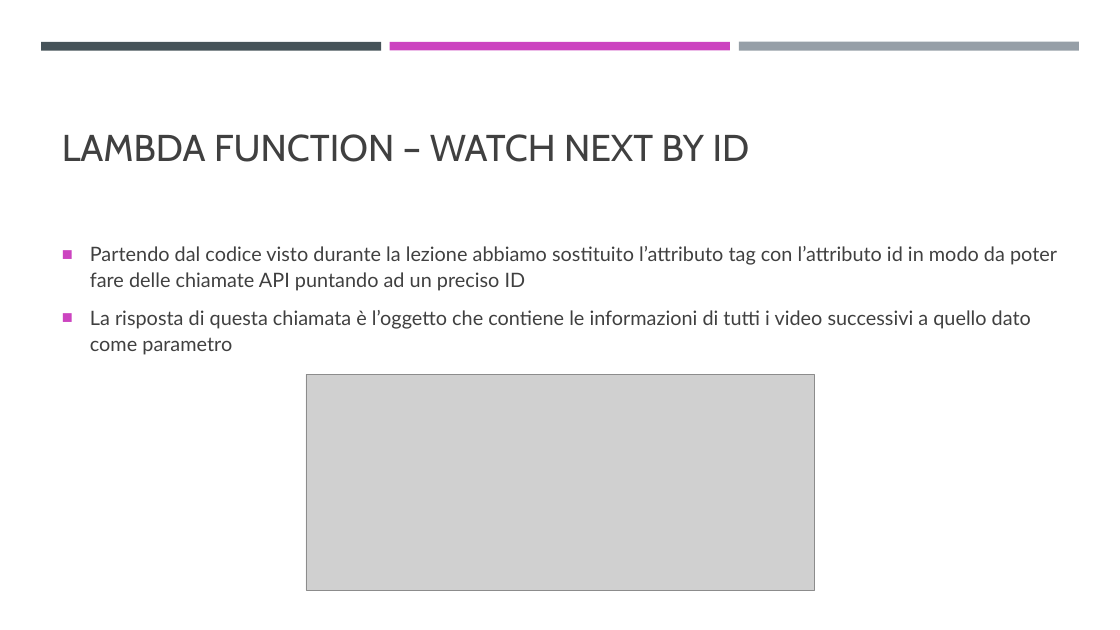
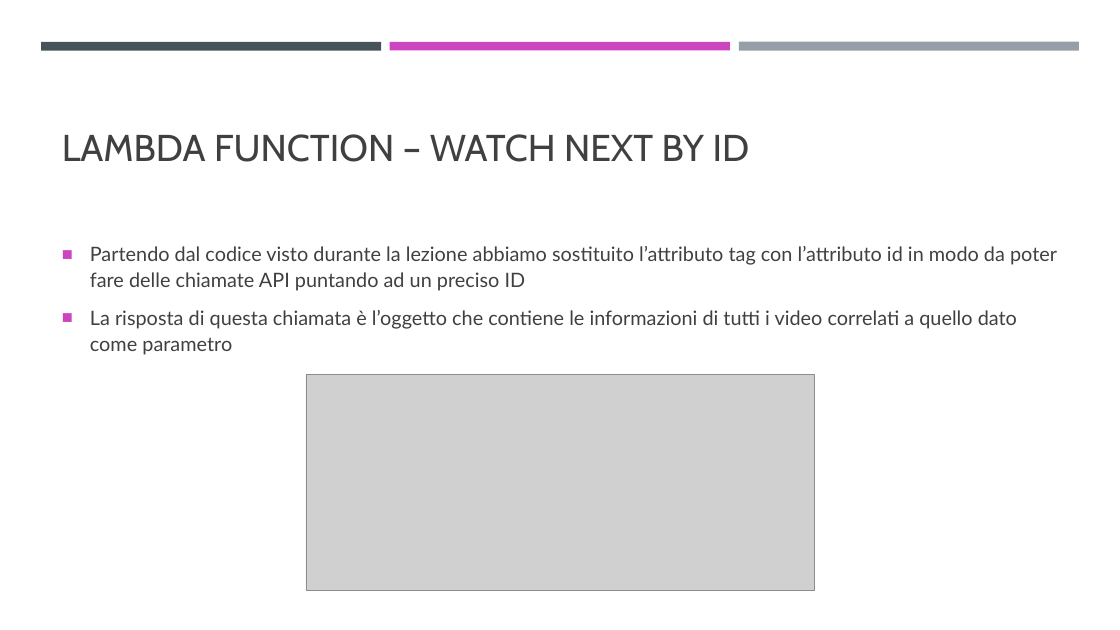
Before and after one commit to FilippoBordogna/TCM-Barcella-Bordogna-Cassina-More, a slide deck: slide 2 of Materiale/Presentazioni/PPOINT/Presentazione3.pptx. Drawn at 1120x630 pixels with LibreOffice and Linux fonts; fonts in the diff are those of the drawing; grey boxes stand for pictures. Boxes give left, top, right and bottom in pixels: in the first picture for what was removed or moved away, otherwise in the second. Text is boxed around its words. In the diff, an @@ line names an element or a change of style, - is before the commit and + after.

Commit message:
Correzione del piccolo errore (video successivi -> video correlati

```diff
--- a/Materiale/Presentazioni/PPOINT/Presentazione3.pptx
+++ b/Materiale/Presentazioni/PPOINT/Presentazione3.pptx
@@ text at (90, 310, 1017, 355): text changed @@
-■ La risposta di questa chiamata è l’oggetto che contiene le informazioni di tutti i video successivi a quello dato come parametro
+■ La risposta di questa chiamata è l’oggetto che contiene le informazioni di tutti i video correlati a quello dato come parametro
```
Also in this commit, not shown: 1 other file.
